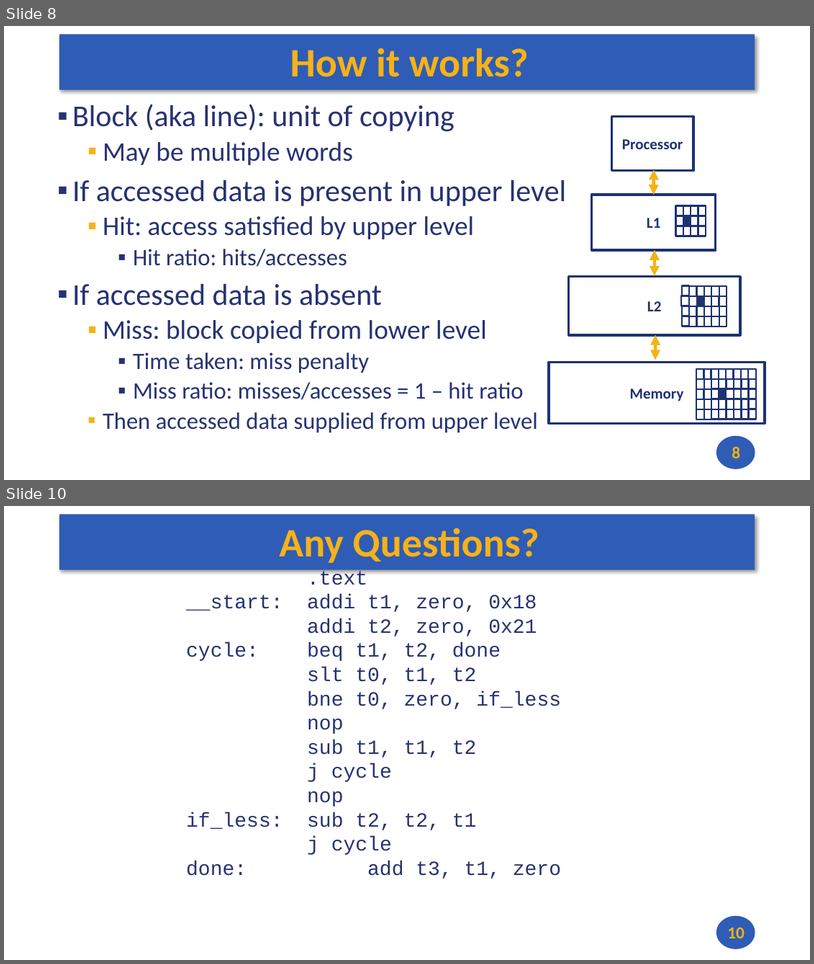
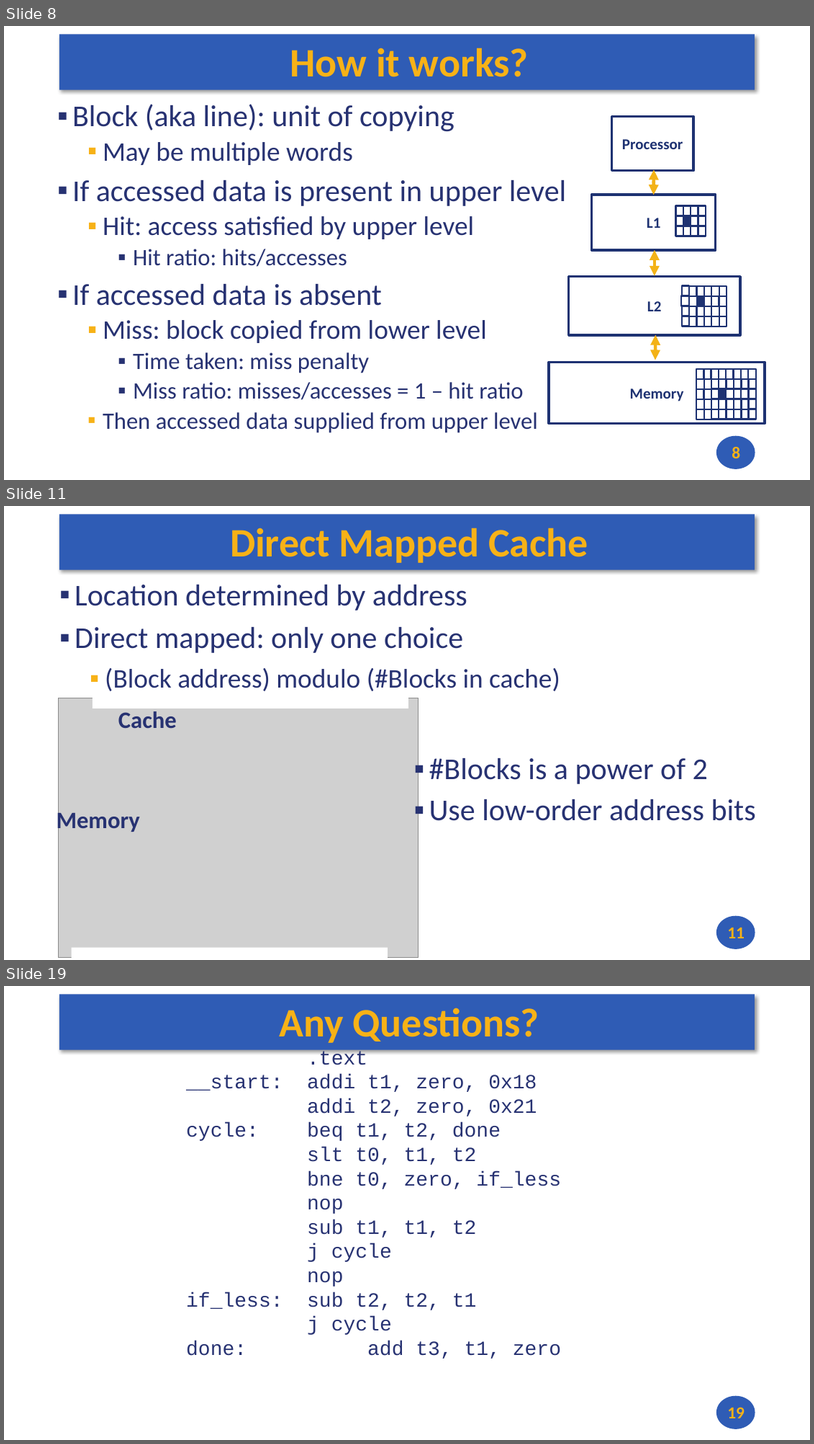
Before and after one commit to andrewt0301/hse-acos-course, a slide deck: docs/part1ca/11_Caches/CA_Lecture_11.pptx. Shown one above the other, each under a label of ours: slides 8 and 10 before the commit, slides 8, 11 and 19 after it; the slides between them are not shown. The pictures are 814x964 and 814x1444 pixels, drawn with LibreOffice and Linux fonts; fonts in the diff are those of the drawing; grey boxes stand for pictures. Boxes give left, top, right and bottom in pixels: in the first picture for what was removed or moved away, otherwise in the second. Text is boxed around its words. In the diff, an @@ line names an element or a change of style, - is before the commit and + after.

```diff
--- a/docs/part1ca/11_Caches/CA_Lecture_11.pptx
+++ b/docs/part1ca/11_Caches/CA_Lecture_11.pptx
@@ slide 11 added at [4, 506, 810, 960], background #FFFFFF; not listed: 2 template elements that a slide beside it also shows @@
@@ title added at [230, 528, 589, 563], 48 pt, text #F7B217, bold @@
+Direct Mapped Cache
@@ text added at [75, 584, 561, 691], 36 pt, text #273272 @@
+▪ Location determined by address
+▪ Direct mapped: only one choice
+  ▪ (Block address) modulo (#Blocks in cache)
@@ picture added at [59, 698, 419, 957] @@
@@ rectangle added at [93, 693, 409, 708], fill #FFFFFF @@
@@ text added at [118, 711, 177, 728], 28 pt, text #273272, bold @@
+Cache
@@ text added at [430, 758, 756, 821], 36 pt, text #273272 @@
+▪ #Blocks is a power of 2
+▪ Use low-order address bits
@@ text added at [57, 808, 140, 834], 28 pt, text #273272, bold @@
+Memory
@@ page number added at [728, 927, 745, 938], 20 pt, text #F7B217, bold @@
+11
@@ rectangle added at [71, 947, 388, 960], fill #FFFFFF @@
@@ what was slide 10 is now slide 19 @@
@@ page number at [728, 1406, 745, 1418]: text changed @@
-10
+19
```
Also in this commit, not shown: 8 other slides added, 1 other file.
